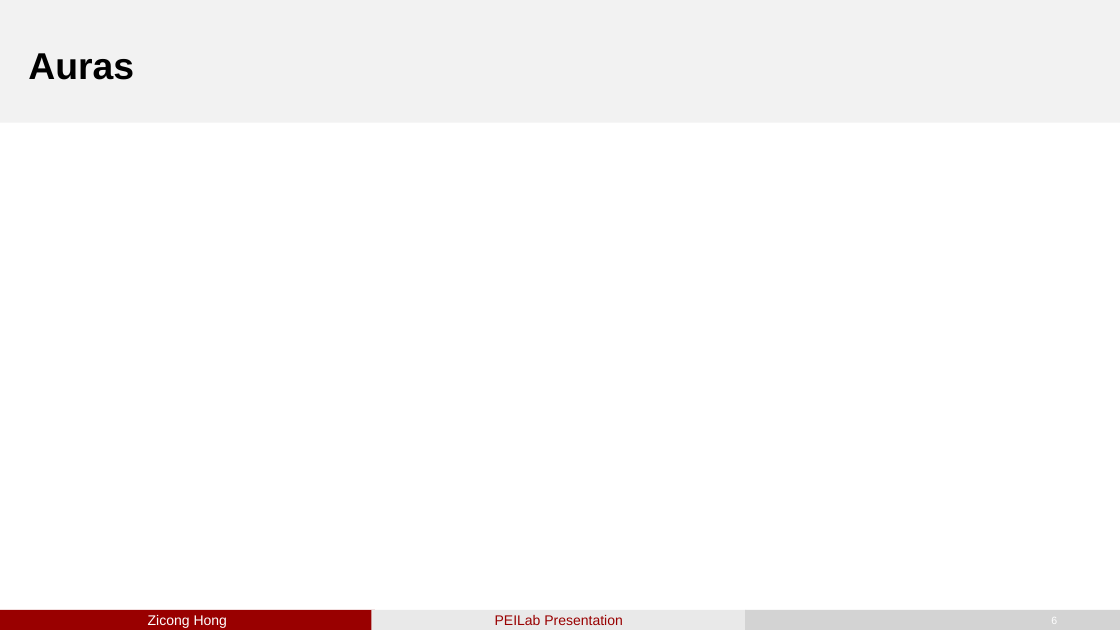
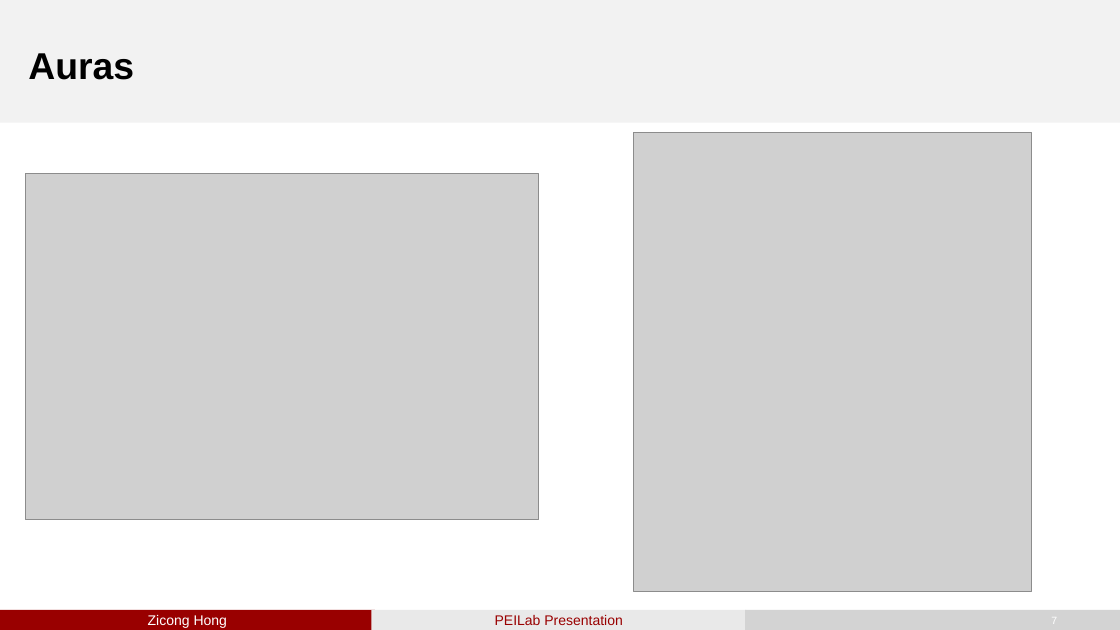
Before and after one commit to jjL357/Paper-Notes, a slide deck: slide 7 of Agent/PEILab-20250916 Boosting Embodied AI Agents through.pptx (slide 6 before the commit). Drawn at 1120x630 pixels with LibreOffice and Linux fonts; fonts in the diff are those of the drawing; grey boxes stand for pictures. Boxes give left, top, right and bottom in pixels: in the first picture for what was removed or moved away, otherwise in the second. Text is boxed around its words. In the diff, an @@ line names an element or a change of style, - is before the commit and + after.

```diff
--- a/Agent/PEILab-20250916 Boosting Embodied AI Agents through.pptx
+++ b/Agent/PEILab-20250916 Boosting Embodied AI Agents through.pptx
@@ picture added at [634, 132, 1031, 592] @@
@@ picture added at [25, 174, 539, 520] @@
@@ page number at [1051, 615, 1057, 627]: text changed @@
-6
+7
```
Also in this commit, not shown: 1 other slide changed, 3 slides added, 2 slides removed, 2 other files.
